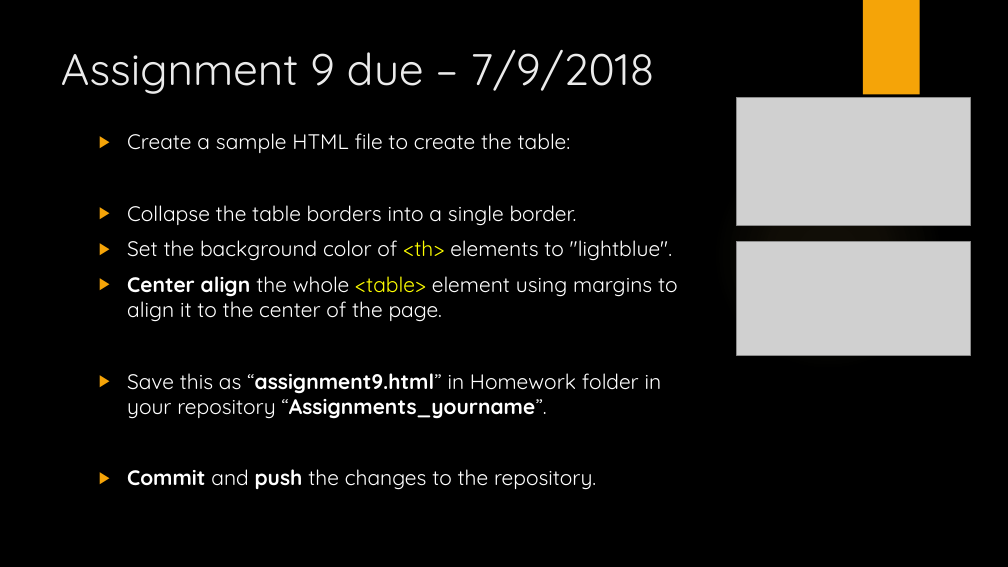
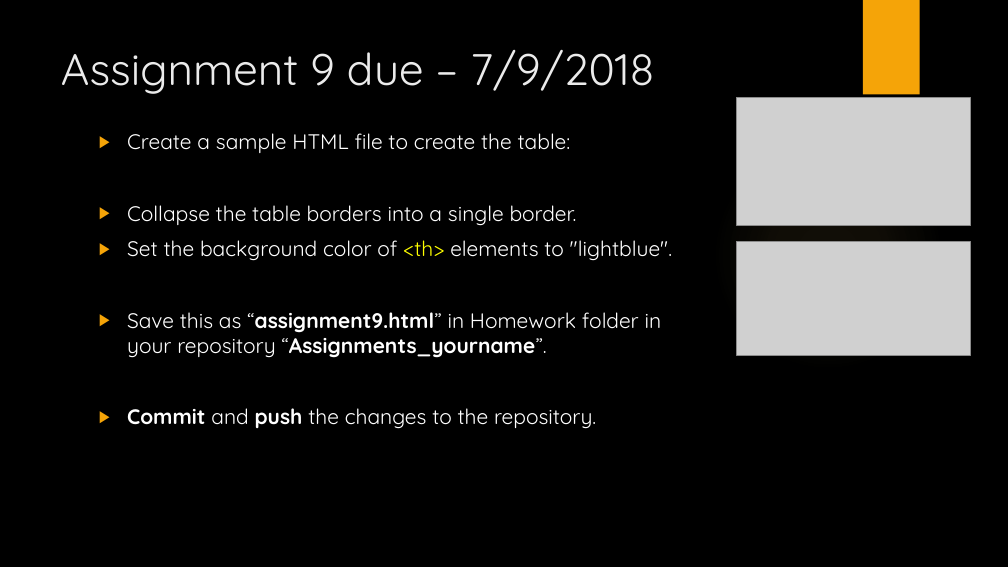
Before and after one commit to manupeethambar888/webdev, a slide deck: slide 7 of Day 9 - CSS – Continued.pptx (slide 9 before the commit). Drawn at 1008x567 pixels with LibreOffice and Linux fonts; fonts in the diff are those of the drawing; grey boxes stand for pictures; background and template pictures are left out. Boxes give left, top, right and bottom in pixels: in the first picture for what was removed or moved away, otherwise in the second. Text is boxed around its words. In the diff, an @@ line names an element or a change of style, - is before the commit and + after.

```diff
--- a/Day 9 - CSS – Continued.pptx
+++ b/Day 9 - CSS – Continued.pptx
@@ text at bbox=[127, 276, 678, 322]: paragraph removed @@
-▶ Center align the whole <table> element using margins to align it to the center of the page.
```
Also in this commit, not shown: 2 slides removed, 1 other file.
